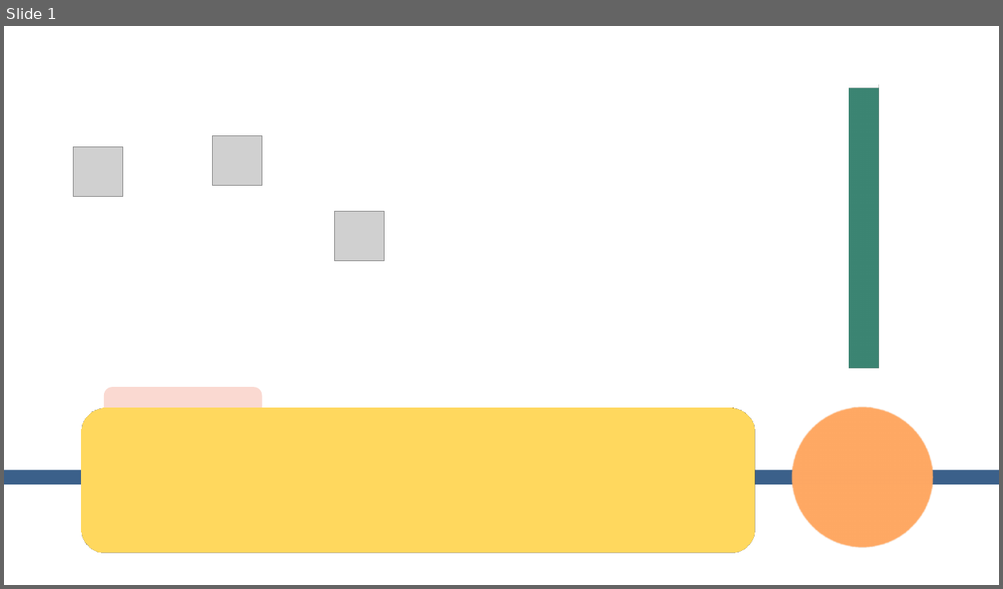
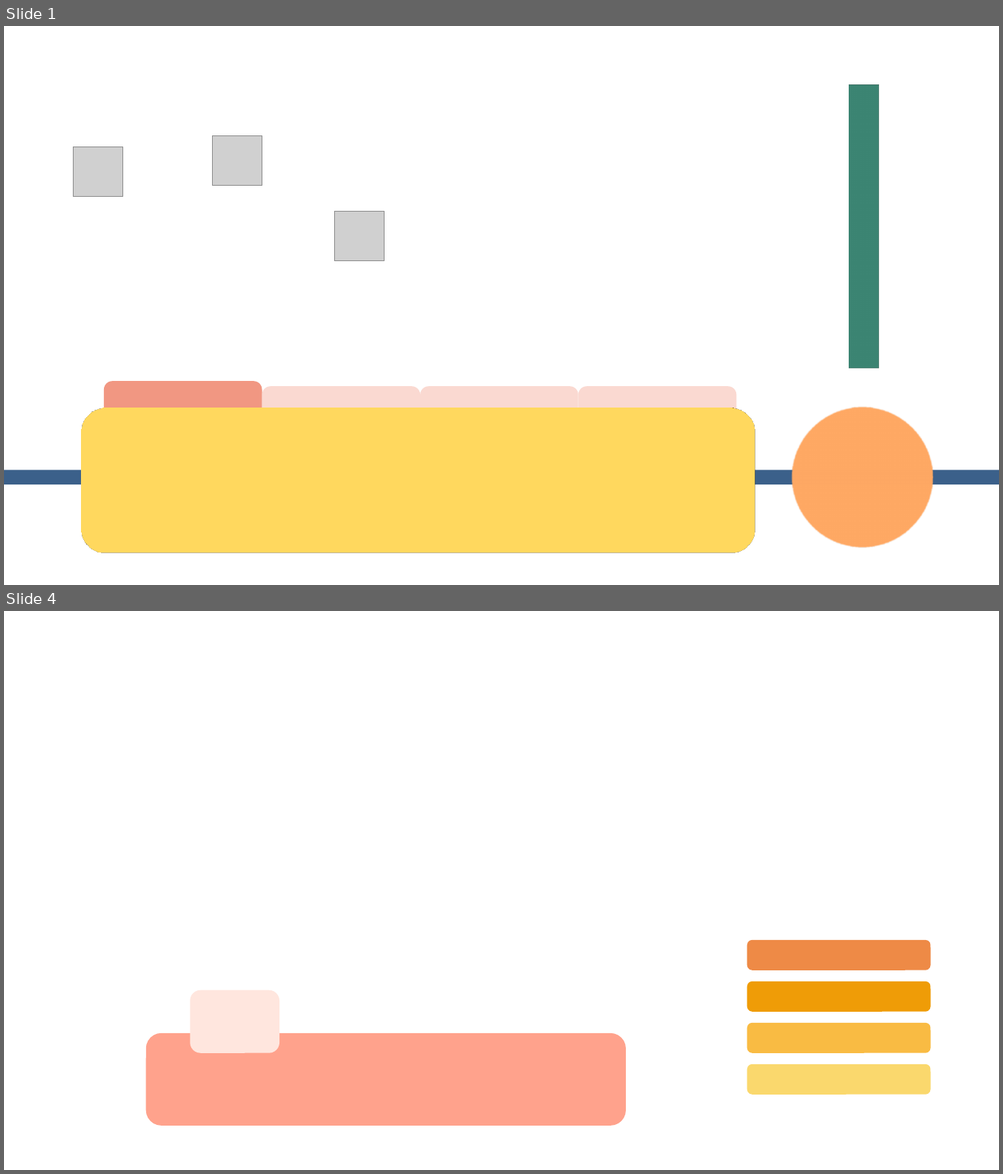
Before and after one commit to zipdang04/SimpO_HTTT, a slide deck: Olympia.pptm. Shown one above the other, each under a label of ours: slide 1 before the commit, slides 1 and 4 after it; the slides between them are not shown. The pictures are 1003x589 and 1003x1174 pixels, drawn with LibreOffice and Linux fonts; fonts in the diff are those of the drawing; grey boxes stand for pictures. Boxes give left, top, right and bottom in pixels: in the first picture for what was removed or moved away, otherwise in the second. Text is boxed around its words. In the diff, an @@ line names an element or a change of style, - is before the commit and + after.

```diff
--- a/Olympia.pptm
+++ b/Olympia.pptm
@@ slide 4 added at bbox=[4, 611, 999, 1170], background #FFFFFF @@
@@ rounded rectangle added at bbox=[747, 940, 930, 971], fill #EE8A46 @@
@@ rounded rectangle added at bbox=[747, 982, 930, 1012], fill #EF9C07 @@
@@ rounded rectangle added at bbox=[190, 991, 279, 1054], fill #FFE6DE @@
@@ rounded rectangle added at bbox=[747, 1023, 930, 1054], fill #F9BB43 @@
@@ rounded rectangle added at bbox=[146, 1034, 626, 1126], fill #FFA28C @@
@@ rounded rectangle added at bbox=[747, 1065, 930, 1095], fill #FAD86D @@
@@ slide 1 changed as well @@
@@ rectangle: place and size @@
-rectangle at bbox=[848, 85, 879, 88]
+rectangle at bbox=[848, 85, 879, 85]
@@ rounded rectangle: place and size @@
-rounded rectangle at bbox=[104, 387, 262, 438]
+rounded rectangle at bbox=[104, 381, 262, 432]
@@ rounded rectangle at bbox=[104, 381, 262, 432]: fill #FAD9D1 to #F19782 @@
@@ rounded rectangle added at bbox=[262, 386, 421, 437], fill #FAD9D1 @@
@@ rounded rectangle added at bbox=[421, 386, 578, 437], fill #FAD9D1 @@
@@ rounded rectangle added at bbox=[578, 386, 737, 437], fill #FAD9D1 @@
```
Also in this commit, not shown: 2 other slides added, 2 slides removed, 8 other files.
